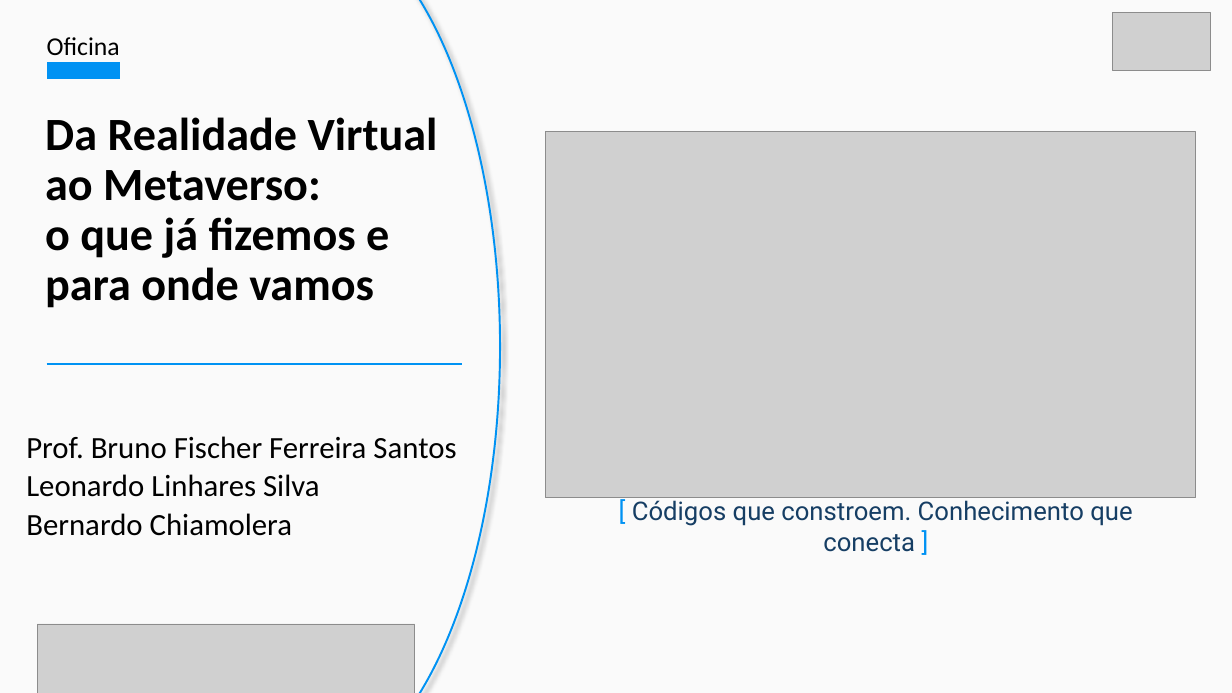
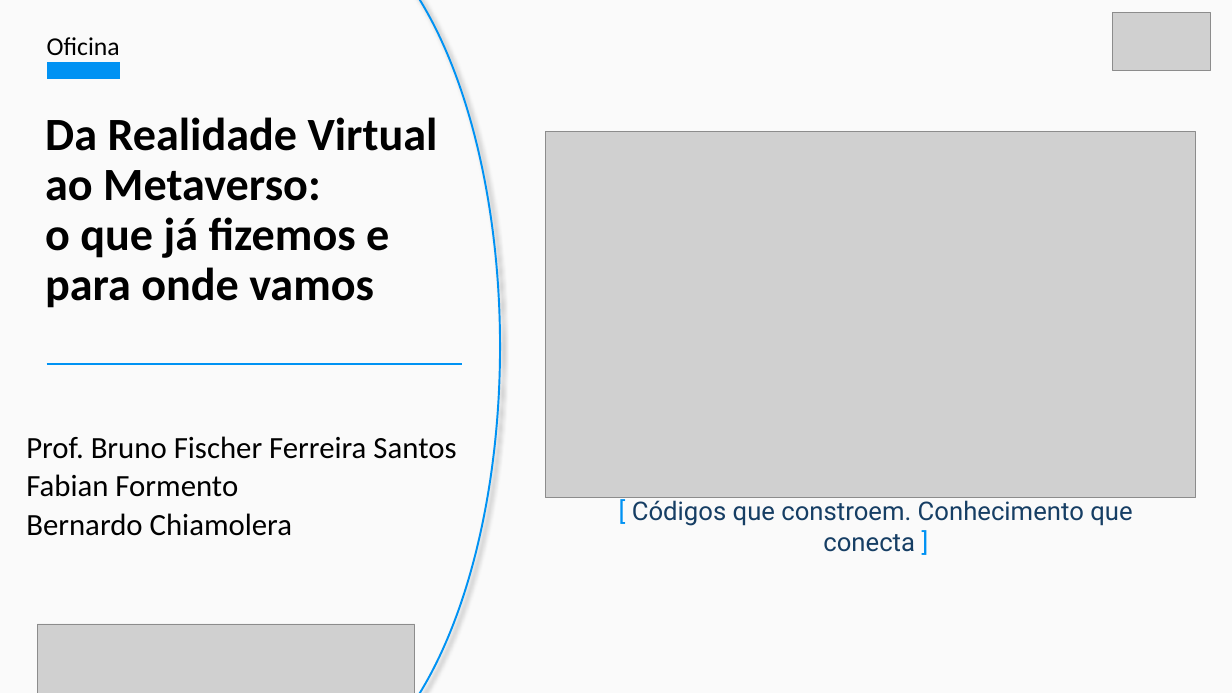
Before and after one commit to dalton-reis/dalton-reis, a slide deck: slide 1 of _._/oficina/_/InteracaoDSC/PPTInteracao_2026.pptx. Drawn at 1232x693 pixels with LibreOffice and Linux fonts; fonts in the diff are those of the drawing; grey boxes stand for pictures. Boxes give left, top, right and bottom in pixels: in the first picture for what was removed or moved away, otherwise in the second. Text is boxed around its words. In the diff, an @@ line names an element or a change of style, - is before the commit and + after.

```diff
--- a/_._/oficina/_/InteracaoDSC/PPTInteracao_2026.pptx
+++ b/_._/oficina/_/InteracaoDSC/PPTInteracao_2026.pptx
@@ text at box(26, 474, 238, 497): text changed @@
-Leonardo Linhares Silva
+Fabian Formento
```
Also in this commit, not shown: 2 other files.
